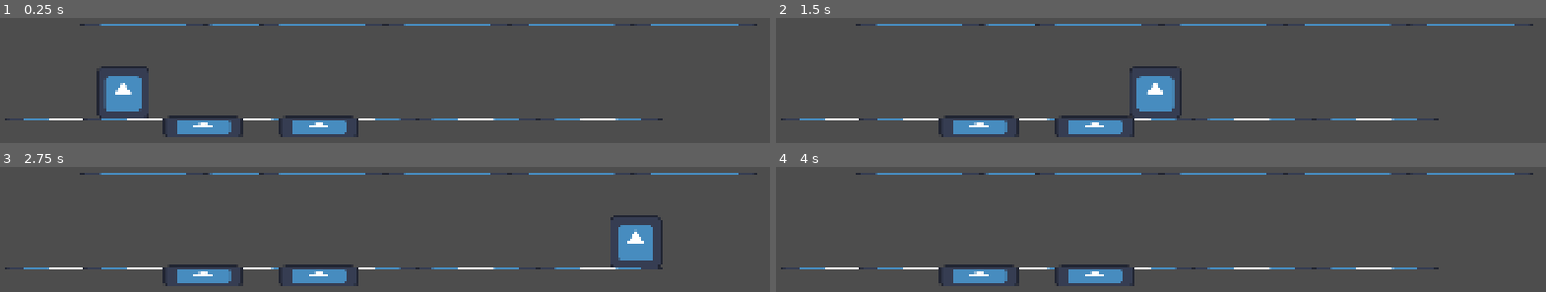
Above: before the commit, frames 1-4 (two rows, left to right).
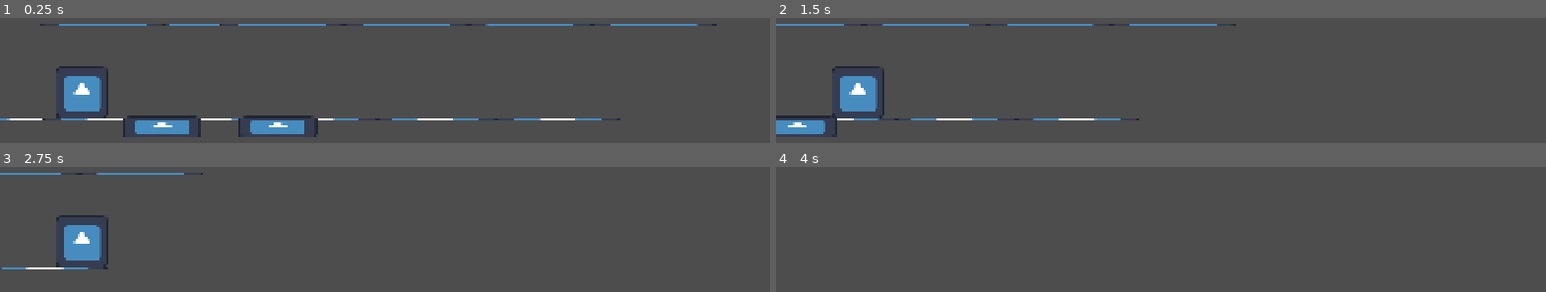
Above: after the commit, the same moments.

Repository: ricargoes/LayeredWheel
Game: Godot game, scene res://src/world.tscn
Same seed, same stepped clock (60 frames per second), same inputs: the game is played once before the commit and once after it. The engine's default icon, where the game draws it, is replaced by a stand-in: a white triangle on a blue panel in a dark square.
Inputs:
- Up to frame 1 (0.25 s): no input
- Up to frame 2 (1.5 s): hold C (change_layer) 0.53-1.28 s; tap Space (jump) at 0.77 s; tap C (change_layer) at 1.35 s
- Up to frame 3 (2.75 s): tap Space (jump) at 1.52 s; hold S (down) from 2.03 s (still down); hold C (change_layer) from 2.03 s (still down)
- Up to frame 4 (4 s): release S (down) at 2.78 s; release C (change_layer) at 2.78 s; tap C (change_layer) at 2.85 s; tap Space (jump) at 3.02, 3.77 s; hold C (change_layer) from 3.53 s (still down)

The runs differ from the first frame. In frame 1, 8.1% of the frame differs, in the area x 0-99%, y 4-96%; in frame 2, 8.4%; in frame 3, 7.2%; in frame 4, 4.1%.

Commit message:
side scroller camera

Diff:
--- /dev/null
+++ b/src/side_scroller_camera.gd
@@ -0,0 +1,11 @@
+extends Camera2D
+
+@export
+var followee: Node2D
+
+func _ready() -> void:
+	var window_size = get_viewport().get_visible_rect().size
+	offset = Vector2(0.4*window_size.x, 0.5*window_size.y)
+
+func _physics_process(_delta: float) -> void:
+	global_position.x = followee.global_position.x
--- a/src/world.tscn
+++ b/src/world.tscn
@@ -3,6 +3,7 @@
 [ext_resource type="PackedScene" uid="uid://paasf2u0keqv" path="res://src/stage/platform.tscn" id="1_xlegt"]
 [ext_resource type="PackedScene" uid="uid://c52axfdqsgime" path="res://src/characters/wheel.tscn" id="2_0qwtu"]
 [ext_resource type="PackedScene" uid="uid://bkimcg61o4n8h" path="res://src/stage/elemental_source.tscn" id="3_0qwtu"]
+[ext_resource type="Script" uid="uid://xtmofsaqxxj8" path="res://src/side_scroller_camera.gd" id="4_t101k"]
 
 [node name="World" type="Node2D" unique_id=269513847]
 
@@ -54,4 +55,7 @@
 
 [node name="Puddle2" parent="Puddles" unique_id=627847792 instance=ExtResource("3_0qwtu")]
 position = Vector2(777, 990)
-puddle_type = 3
+
+[node name="SideScrollerCamera" type="Camera2D" parent="." unique_id=1566799038 node_paths=PackedStringArray("followee")]
+script = ExtResource("4_t101k")
+followee = NodePath("../Wheel")
Not shown, added: src/side_scroller_camera.gd.uid
